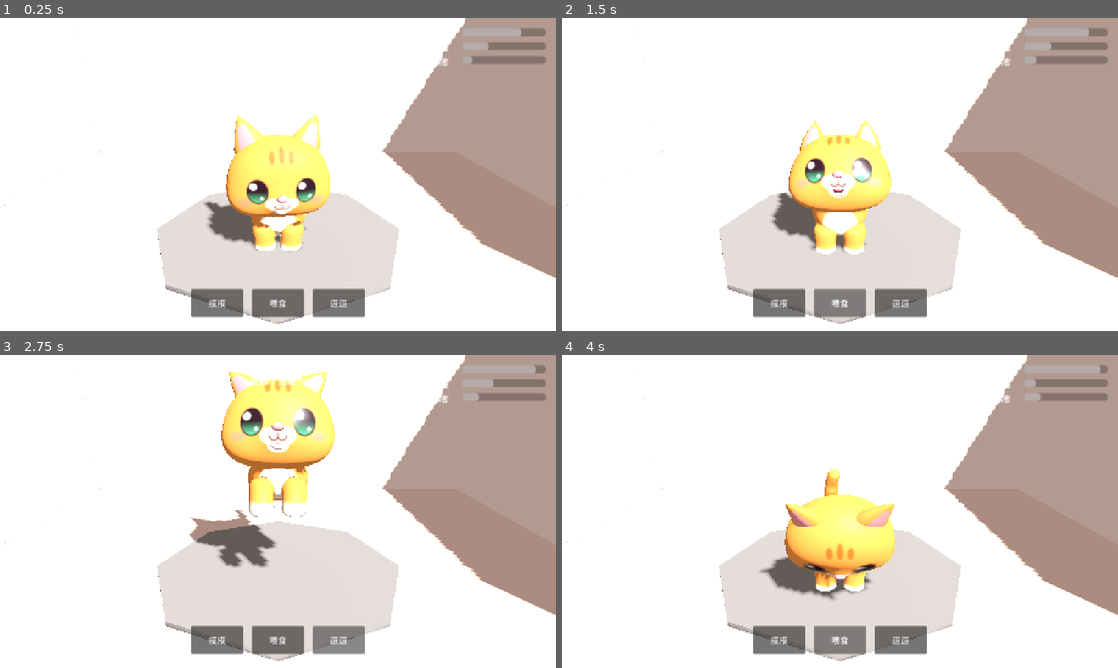
Above: before the commit, frames 1-4 (two rows, left to right).
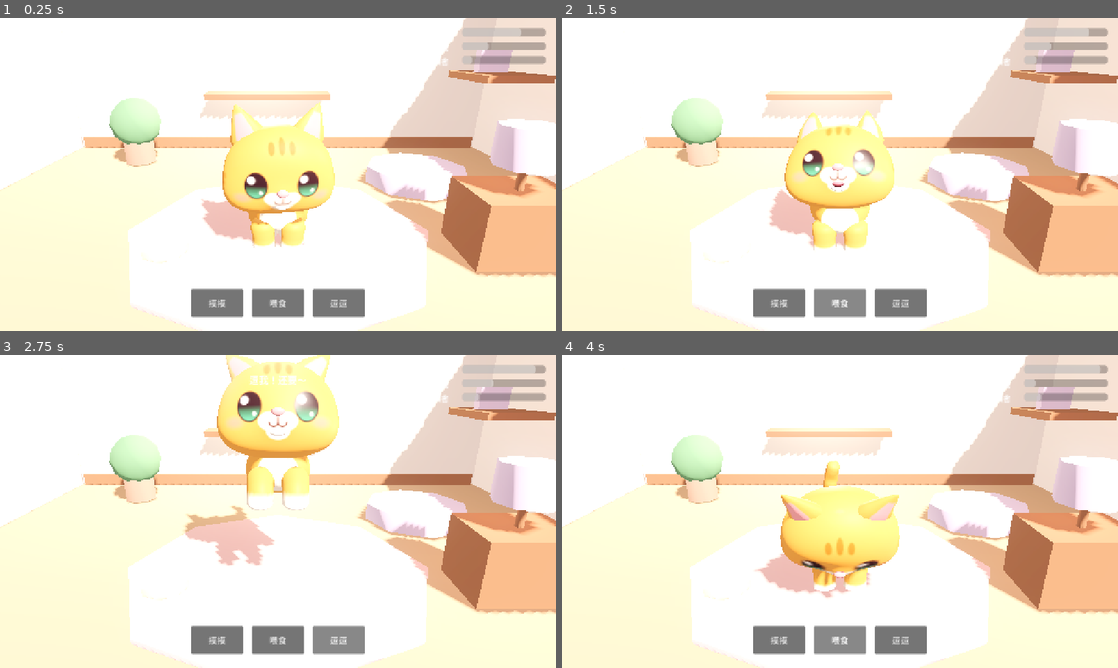
Above: after the commit, the same moments.

Repository: SkberLee/cute-cat-pet
Game: Godot game, scene res://scenes/main.tscn
Two runs of this game, one before a commit and one after it. Both use one fixed random seed, a clock stepped at 60 frames per second and the inputs below.
Inputs:
- Up to frame 1 (0.25 s): no input
- Up to frame 2 (1.5 s): click "摸摸" at 0.5 s; click "喂食" at 1.25 s
- Up to frame 3 (2.75 s): click "逗逗" at 2 s
- Up to frame 4 (4 s): click "摸摸" at 2.75 s; click "喂食" at 3.5 s

The runs differ from the first frame. In frame 1, 59% of the frame differs, in the area x 0-100%, y 0-100%; in frame 2, 59%; in frame 3, 63%; in frame 4, 58%.

Commit message:
feat(room): warmer cozy room with window glow and simple props
Add wood floor tones, blush walls, pink rug, window emission + fill
lights, cushion, side lamp, food bowl, plant, and shelf. Keep Vuena
cat framing and existing UI for Phase A polish.

Diff:
--- a/scenes/main.tscn
+++ b/scenes/main.tscn
@@ -6,59 +6,191 @@
 [ext_resource type="PackedScene" uid="uid://lwgpxcu2y7fk" path="res://assets/models/cute_cat_rigged.glb" id="4_catmdl"]
 
 [sub_resource type="StandardMaterial3D" id="MatFloor"]
-albedo_color = Color(0.92, 0.82, 0.78, 1)
+albedo_color = Color(0.78, 0.62, 0.5, 1)
+roughness = 0.85
 
 [sub_resource type="StandardMaterial3D" id="MatWall"]
-albedo_color = Color(0.96, 0.9, 0.88, 1)
+albedo_color = Color(0.97, 0.92, 0.9, 1)
+roughness = 0.95
+
+[sub_resource type="StandardMaterial3D" id="MatWallAccent"]
+albedo_color = Color(0.94, 0.86, 0.84, 1)
+roughness = 0.9
+
+[sub_resource type="StandardMaterial3D" id="MatRug"]
+albedo_color = Color(0.93, 0.72, 0.74, 1)
+roughness = 1.0
+
+[sub_resource type="StandardMaterial3D" id="MatWood"]
+albedo_color = Color(0.62, 0.42, 0.32, 1)
+roughness = 0.7
+
+[sub_resource type="StandardMaterial3D" id="MatCushion"]
+albedo_color = Color(0.86, 0.78, 0.92, 1)
+roughness = 0.95
+
+[sub_resource type="StandardMaterial3D" id="MatBowl"]
+albedo_color = Color(0.95, 0.88, 0.78, 1)
+roughness = 0.4
+
+[sub_resource type="StandardMaterial3D" id="MatPlant"]
+albedo_color = Color(0.42, 0.62, 0.45, 1)
+roughness = 0.85
+
+[sub_resource type="StandardMaterial3D" id="MatPot"]
+albedo_color = Color(0.72, 0.55, 0.48, 1)
+roughness = 0.8
+
+[sub_resource type="StandardMaterial3D" id="MatWindowGlow"]
+albedo_color = Color(1, 0.95, 0.85, 1)
+emission_enabled = true
+emission = Color(1, 0.92, 0.78, 1)
+emission_energy_multiplier = 2.2
+roughness = 0.2
+
+[sub_resource type="StandardMaterial3D" id="MatFrame"]
+albedo_color = Color(0.85, 0.78, 0.7, 1)
+roughness = 0.6
 
 [sub_resource type="Environment" id="Environment_room"]
 background_mode = 1
-background_color = Color(0.85, 0.78, 0.74, 1)
+background_color = Color(0.9, 0.82, 0.78, 1)
 ambient_light_source = 2
-ambient_light_color = Color(0.95, 0.88, 0.85, 1)
-ambient_light_energy = 0.55
+ambient_light_color = Color(1, 0.9, 0.86, 1)
+ambient_light_energy = 0.62
+tonemap_mode = 2
+glow_enabled = true
+glow_intensity = 0.35
+glow_strength = 0.7
+glow_bloom = 0.08
 
 [node name="Main" type="Node3D"]
 
 [node name="WorldEnvironment" type="WorldEnvironment" parent="."]
 environment = SubResource("Environment_room")
 
-[node name="DirectionalLight3D" type="DirectionalLight3D" parent="."]
+[node name="SunLight" type="DirectionalLight3D" parent="."]
 transform = Transform3D(0.866025, -0.353553, 0.353553, 0, 0.707107, 0.707107, -0.5, -0.612372, 0.612372, 2, 4, 3)
+light_color = Color(1, 0.95, 0.88, 1)
+light_energy = 0.85
 shadow_enabled = true
-light_energy = 1.1
+
+[node name="WindowFill" type="OmniLight3D" parent="."]
+transform = Transform3D(1, 0, 0, 0, 1, 0, 0, 0, 1, -0.2, 1.55, -2.1)
+light_color = Color(1, 0.9, 0.75, 1)
+light_energy = 1.35
+omni_range = 5.5
+omni_attenuation = 1.2
+
+[node name="WarmLamp" type="OmniLight3D" parent="."]
+transform = Transform3D(1, 0, 0, 0, 1, 0, 0, 0, 1, 1.6, 1.2, 0.4)
+light_color = Color(1, 0.72, 0.62, 1)
+light_energy = 0.55
+omni_range = 3.2
+omni_attenuation = 1.4
 
 [node name="Camera3D" type="Camera3D" parent="."]
-transform = Transform3D(1, 0, 0, 0, 0.939693, 0.34202, 0, -0.34202, 0.939693, 0, 1.55, 2.9)
+transform = Transform3D(1, 0, 0, 0, 0.939693, 0.34202, 0, -0.34202, 0.939693, 0, 1.48, 2.85)
 current = true
-fov = 50.0
+fov = 48.0
 
 [node name="Room" type="Node3D" parent="."]
 
 [node name="Floor" type="CSGBox3D" parent="Room"]
 transform = Transform3D(1, 0, 0, 0, 1, 0, 0, 0, 1, 0, -0.05, 0)
-size = Vector3(6, 0.1, 5)
+size = Vector3(6.2, 0.1, 5.2)
 material = SubResource("MatFloor")
 
 [node name="WallBack" type="CSGBox3D" parent="Room"]
-transform = Transform3D(1, 0, 0, 0, 1, 0, 0, 0, 1, 0, 1.25, -2.5)
-size = Vector3(6, 2.5, 0.12)
+transform = Transform3D(1, 0, 0, 0, 1, 0, 0, 0, 1, 0, 1.35, -2.55)
+size = Vector3(6.2, 2.8, 0.12)
 material = SubResource("MatWall")
 
 [node name="WallLeft" type="CSGBox3D" parent="Room"]
-transform = Transform3D(1, 0, 0, 0, 1, 0, 0, 0, 1, -3, 1.25, 0)
-size = Vector3(0.12, 2.5, 5)
+transform = Transform3D(1, 0, 0, 0, 1, 0, 0, 0, 1, -3.1, 1.35, 0)
+size = Vector3(0.12, 2.8, 5.2)
+material = SubResource("MatWallAccent")
+
+[node name="WallRight" type="CSGBox3D" parent="Room"]
+transform = Transform3D(1, 0, 0, 0, 1, 0, 0, 0, 1, 3.1, 1.35, 0)
+size = Vector3(0.12, 2.8, 5.2)
 material = SubResource("MatWall")
 
-[node name="WallRight" type="CSGBox3D" parent="Room"]
-transform = Transform3D(1, 0, 0, 0, 1, 0, 0, 0, 1, 3, 1.25, 0)
-size = Vector3(0.12, 2.5, 5)
-material = SubResource("MatWall")
+[node name="BaseboardBack" type="CSGBox3D" parent="Room"]
+transform = Transform3D(1, 0, 0, 0, 1, 0, 0, 0, 1, 0, 0.08, -2.48)
+size = Vector3(6.0, 0.16, 0.06)
+material = SubResource("MatWood")
 
 [node name="Rug" type="CSGCylinder3D" parent="Room"]
-transform = Transform3D(1, 0, 0, 0, 1, 0, 0, 0, 1, 0, 0.02, 0.2)
-radius = 1.1
-height = 0.04
+transform = Transform3D(1, 0, 0, 0, 1, 0, 0, 0, 1, 0, 0.02, 0.25)
+radius = 1.25
+height = 0.035
+material = SubResource("MatRug")
+
+[node name="WindowFrame" type="CSGBox3D" parent="Room"]
+transform = Transform3D(1, 0, 0, 0, 1, 0, 0, 0, 1, -0.15, 1.55, -2.48)
+size = Vector3(1.7, 1.35, 0.08)
+material = SubResource("MatFrame")
+
+[node name="WindowGlow" type="CSGBox3D" parent="Room"]
+transform = Transform3D(1, 0, 0, 0, 1, 0, 0, 0, 1, -0.15, 1.55, -2.43)
+size = Vector3(1.4, 1.1, 0.04)
+material = SubResource("MatWindowGlow")
+
+[node name="WindowSill" type="CSGBox3D" parent="Room"]
+transform = Transform3D(1, 0, 0, 0, 1, 0, 0, 0, 1, -0.15, 0.82, -2.28)
+size = Vector3(1.75, 0.08, 0.35)
+material = SubResource("MatWood")
+
+[node name="Cushion" type="CSGCylinder3D" parent="Room"]
+transform = Transform3D(1, 0, 0, 0, 1, 0, 0, 0, 1, 1.55, 0.12, -0.9)
+radius = 0.55
+height = 0.18
+material = SubResource("MatCushion")
+
+[node name="SideTable" type="CSGBox3D" parent="Room"]
+transform = Transform3D(1, 0, 0, 0, 1, 0, 0, 0, 1, 1.7, 0.28, 0.55)
+size = Vector3(0.7, 0.5, 0.55)
+material = SubResource("MatWood")
+
+[node name="LampShade" type="CSGCylinder3D" parent="Room"]
+transform = Transform3D(1, 0, 0, 0, 1, 0, 0, 0, 1, 1.7, 0.85, 0.55)
+radius = 0.22
+height = 0.28
+material = SubResource("MatCushion")
+
+[node name="LampStem" type="CSGCylinder3D" parent="Room"]
+transform = Transform3D(1, 0, 0, 0, 1, 0, 0, 0, 1, 1.7, 0.6, 0.55)
+radius = 0.03
+height = 0.28
+material = SubResource("MatWood")
+
+[node name="FoodBowl" type="CSGCylinder3D" parent="Room"]
+transform = Transform3D(1, 0, 0, 0, 1, 0, 0, 0, 1, -0.85, 0.06, 0.55)
+radius = 0.18
+height = 0.08
+material = SubResource("MatBowl")
+
+[node name="PlantPot" type="CSGCylinder3D" parent="Room"]
+transform = Transform3D(1, 0, 0, 0, 1, 0, 0, 0, 1, -1.85, 0.18, -1.7)
+radius = 0.2
+height = 0.32
+material = SubResource("MatPot")
+
+[node name="PlantLeaves" type="CSGSphere3D" parent="Room"]
+transform = Transform3D(1, 0, 0, 0, 1, 0, 0, 0, 1, -1.85, 0.55, -1.7)
+radius = 0.32
+material = SubResource("MatPlant")
+
+[node name="Shelf" type="CSGBox3D" parent="Room"]
+transform = Transform3D(1, 0, 0, 0, 1, 0, 0, 0, 1, 2.55, 1.15, -1.4)
+size = Vector3(0.7, 0.08, 0.9)
+material = SubResource("MatWood")
+
+[node name="ShelfBook" type="CSGBox3D" parent="Room"]
+transform = Transform3D(1, 0, 0, 0, 1, 0, 0, 0, 1, 2.55, 1.3, -1.55)
+size = Vector3(0.35, 0.28, 0.12)
+material = SubResource("MatCushion")
 
 [node name="Cat" type="Node3D" parent="."]
 unique_name_in_owner = true
Not shown: 1 places in scenes/main.tscn that only renumber resources
